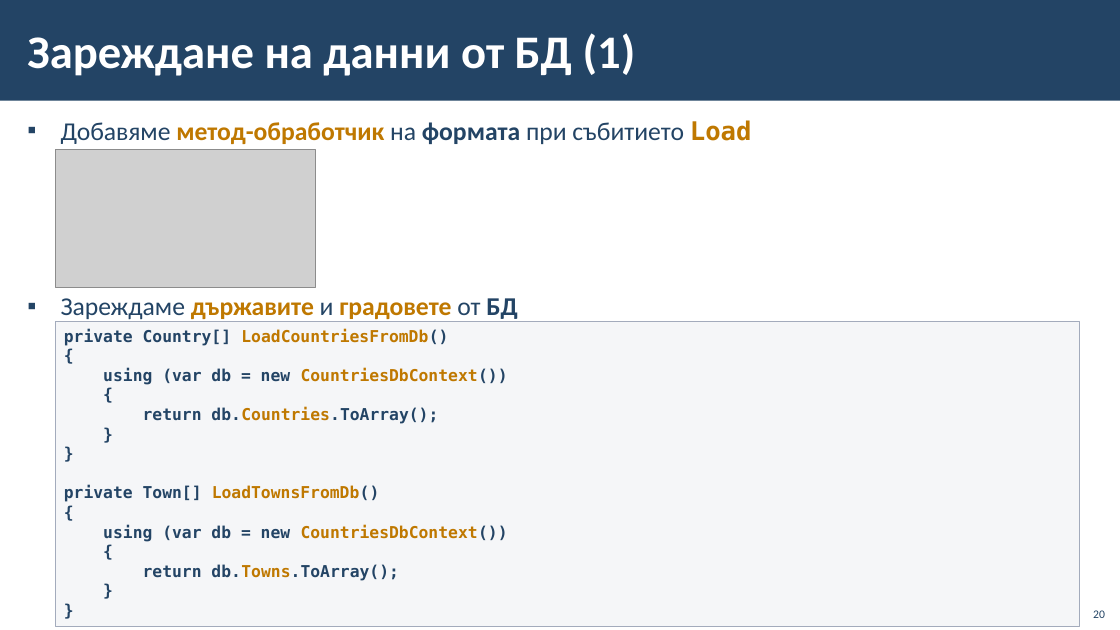
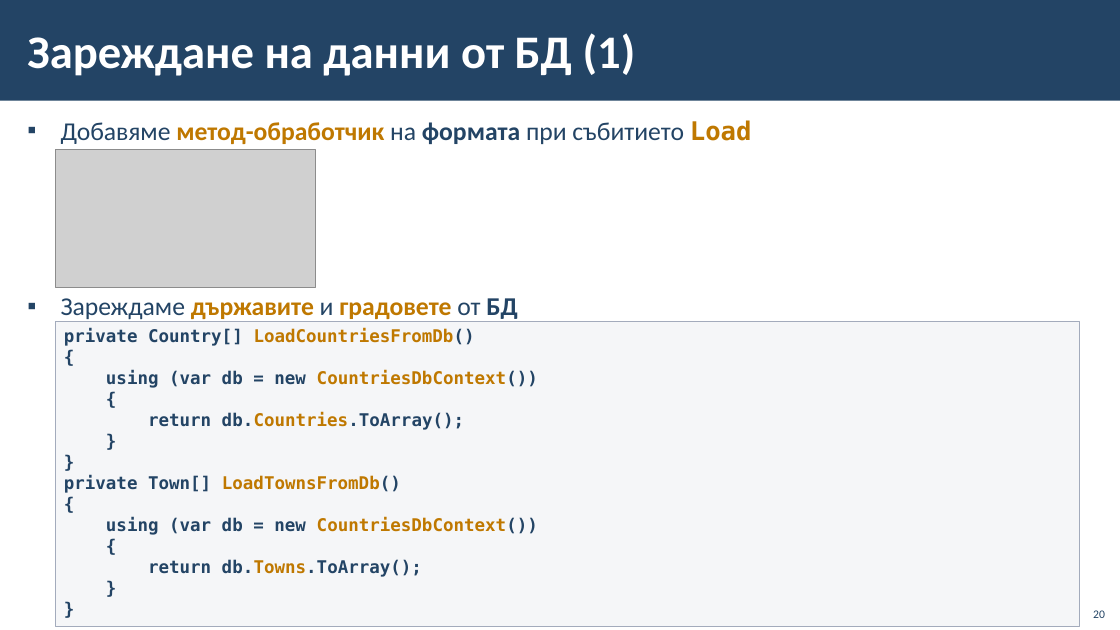
Before and after one commit to BG-IT-Edu/School-Programming, a slide deck: slide 20 of Courses/Software-Sciences/Module-4-Information-Systems-New/08-Navigation-between-Tables/08-Navigation-between-Tables.pptx. Drawn at 1120x630 pixels with LibreOffice and Linux fonts; fonts in the diff are those of the drawing; grey boxes stand for pictures; background and template pictures are left out. Boxes give left, top, right and bottom in pixels: in the first picture for what was removed or moved away, otherwise in the second. Text is boxed around its words. In the diff, an @@ line names an element or a change of style, - is before the commit and + after.

```diff
--- a/Courses/Software-Sciences/Module-4-Information-Systems-New/08-Navigation-between-Tables/08-Navigation-between-Tables.pptx
+++ b/Courses/Software-Sciences/Module-4-Information-Systems-New/08-Navigation-between-Tables/08-Navigation-between-Tables.pptx
@@ rectangle "private Country[] LoadCountriesFromDb()" at box(55, 321, 1080, 627): size 14 to 15 pt @@
```
Also in this commit, not shown: 6 other slides changed.
